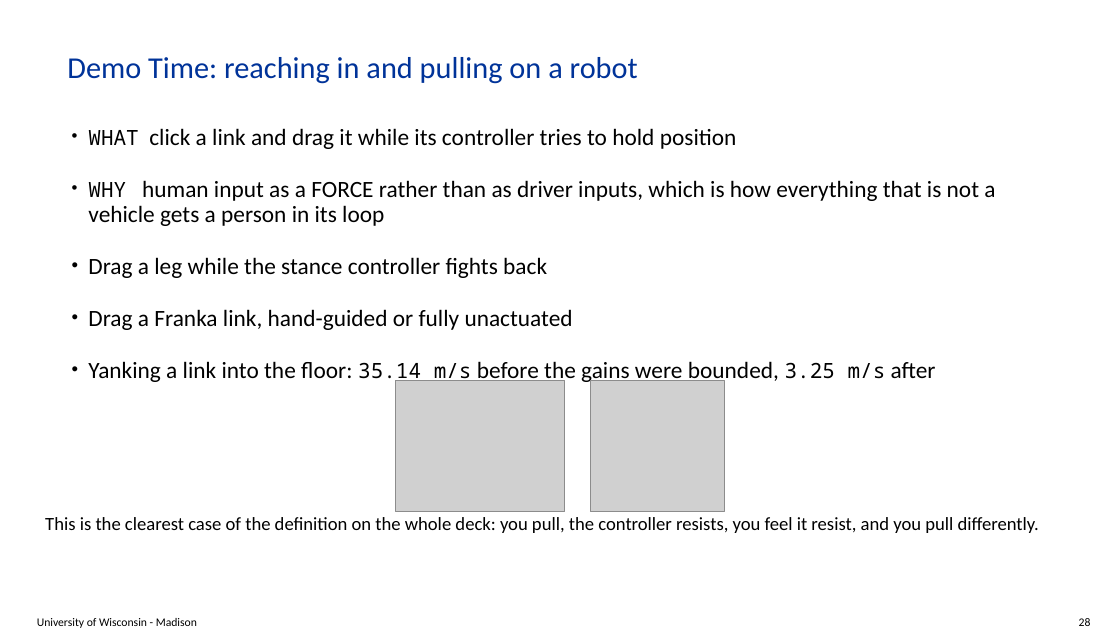
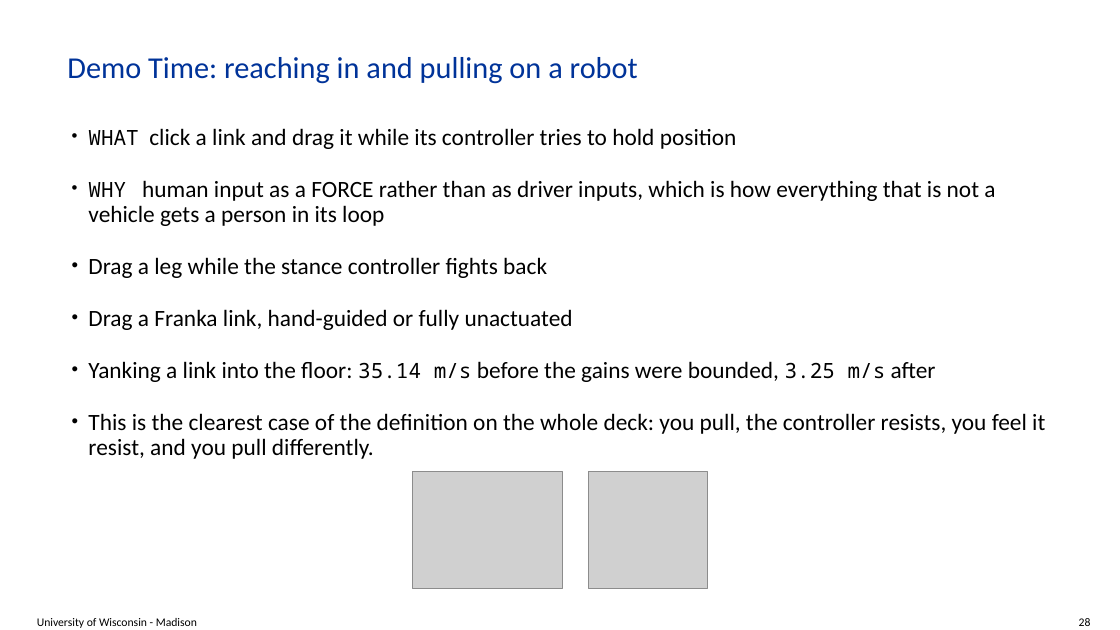
Before and after one commit to ksha23/chrono-hil-tutorial, a slide deck: slide 28 of tutorial_HIL_driver.pptx. Drawn at 1120x630 pixels with LibreOffice and Linux fonts; fonts in the diff are those of the drawing; grey boxes stand for pictures; background and template pictures are left out. Boxes give left, top, right and bottom in pixels: in the first picture for what was removed or moved away, otherwise in the second. Text is boxed around its words. In the diff, an @@ line names an element or a change of style, - is before the commit and + after.

```diff
--- a/tutorial_HIL_driver.pptx
+++ b/tutorial_HIL_driver.pptx
@@ text at (88, 413, 1045, 459): paragraph added @@
+• This is the clearest case of the definition on the whole deck: you pull, the controller resists, you feel it resist, and you pull differently.
@@ picture: place and size @@
-picture at (396, 381, 565, 512)
+picture at (413, 471, 563, 588)
@@ picture: place and size @@
-picture at (591, 381, 725, 512)
+picture at (588, 471, 707, 588)
@@ text removed at (45, 517, 1039, 533) @@
-This is the clearest case of the definition on the whole deck: you pull, the controller resists, you feel it resist, and you pull differently.
```
Also in this commit, not shown: 16 other slides changed, 2 other files.
